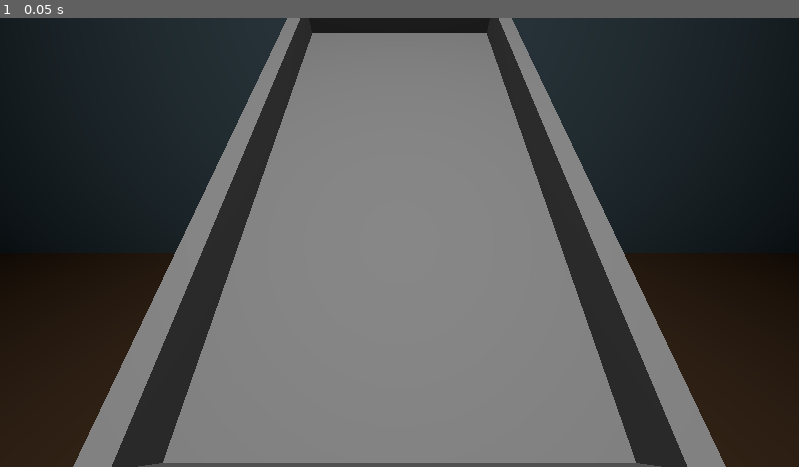
Above: before the commit, frame 1.
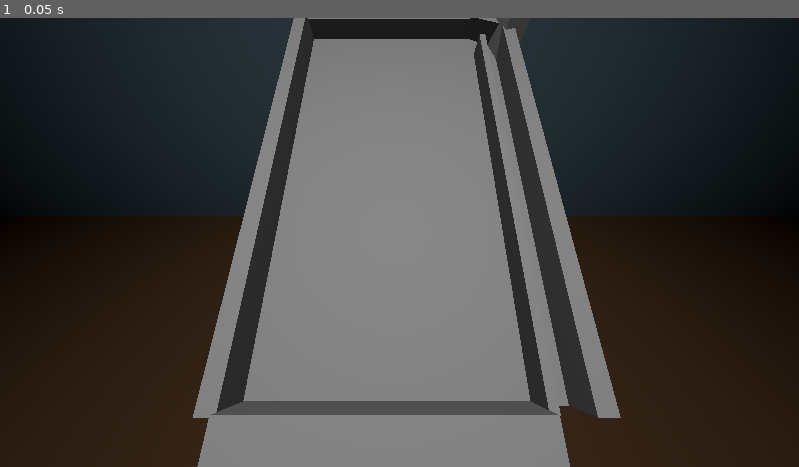
Above: after the commit, the same moment.

Repository: 2Sloppy4slime/Rolling-Heroes-Dev
Game: Godot game, scene res://scenes/layouttest.tscn
The game is run twice, just before and just after one commit, with the same random seed, the same clock (stepped at 60 frames per second) and the same inputs. This scene is started directly instead of the project's main scene.
Inputs:
- Up to frame 1 (0.05 s): no input

The runs differ from the first frame. In frame 1, 18% of the frame differs, in the area x 4-96%, y 0-100%.

Commit message:
feeder layout ajouté

Diff:
--- a/scenes/layouttest.tscn
+++ b/scenes/layouttest.tscn
@@ -13,7 +13,8 @@
 [node name="layouttest" type="Node3D"]
 
 [node name="Cam" type="Camera3D" parent="."]
-transform = Transform3D(1, 0, 0, 0, 0.7933427, 0.60877526, 0, -0.60877526, 0.7933427, 0, 0.6584711, 1.7183514)
+transform = Transform3D(1, 0, 0, 0, 0.6547408, 0.7558535, 0, -0.7558535, 0.6547408, 0.06333852, 1.045466, 1.6188626)
+fov = 85.0
 
 [node name="decor" type="Node" parent="."]
 
@@ -40,11 +41,11 @@
 mesh = SubResource("BoxMesh_nm0m5")
 
 [node name="WallR" type="MeshInstance3D" parent="flipper"]
-transform = Transform3D(0.1, 0, 0, 0, 0.4698463, -1.0260603, 0, 0.17101006, 2.819078, 0.8, 0, 0)
+transform = Transform3D(0.05, 0, 0, 0, 0.4698463, -0.94055516, 0, 0.17101003, 2.5841546, 0.77, -0.07269533, 0.11)
 mesh = SubResource("BoxMesh_nm0m5")
 
 [node name="WallL" type="MeshInstance3D" parent="flipper"]
-transform = Transform3D(0.1, 0, 0, 0, 0.4698463, -1.0260603, 0, 0.17101006, 2.819078, -0.8, 0, 0)
+transform = Transform3D(0.1, 0, 0, 0, 0.4698463, -1.0260603, 0, 0.17101006, 2.819078, 0.9899717, 0, 0)
 mesh = SubResource("BoxMesh_nm0m5")
 
 [node name="WallD" type="MeshInstance3D" parent="flipper"]
@@ -54,3 +55,19 @@
 [node name="WallU" type="MeshInstance3D" parent="flipper"]
 transform = Transform3D(1.5, 0, 0, 0, 0.4698463, -0.06840403, 0, 0.17101006, 0.18793853, 0, 0.5, -1.5)
 mesh = SubResource("BoxMesh_nm0m5")
+
+[node name="LauncherBoard" type="MeshInstance3D" parent="flipper"]
+transform = Transform3D(0.2, 0, 0, 0, 0.09396926, -1.0260603, 0, 0.034202013, 2.819078, 0.85, 0, 0)
+mesh = SubResource("BoxMesh_nm0m5")
+
+[node name="LauncherTop" type="MeshInstance3D" parent="flipper"]
+transform = Transform3D(0.26415655, -0.031328365, -0.09396926, -0.03484422, 0.46624348, -0.06840403, 0.13786665, 0.17786379, 0.16275953, 0.8876194, 0.5, -1.4156388)
+mesh = SubResource("BoxMesh_nm0m5")
+
+[node name="LauncherTop2" type="MeshInstance3D" parent="flipper"]
+transform = Transform3D(0.0855573, 0.044644244, -0.19086054, -0.037022628, 0.49539226, 0.011164301, 0.28514782, 0.050924752, 0.058716364, 0.99445665, 0.5067997, -1.2693568)
+mesh = SubResource("BoxMesh_nm0m5")
+
+[node name="LAuncherSide" type="MeshInstance3D" parent="flipper"]
+transform = Transform3D(0.1, 0, 0, 0, 0.4698463, -1.0260603, 0, 0.17101006, 2.819078, -0.8, 0, 0)
+mesh = SubResource("BoxMesh_nm0m5")
